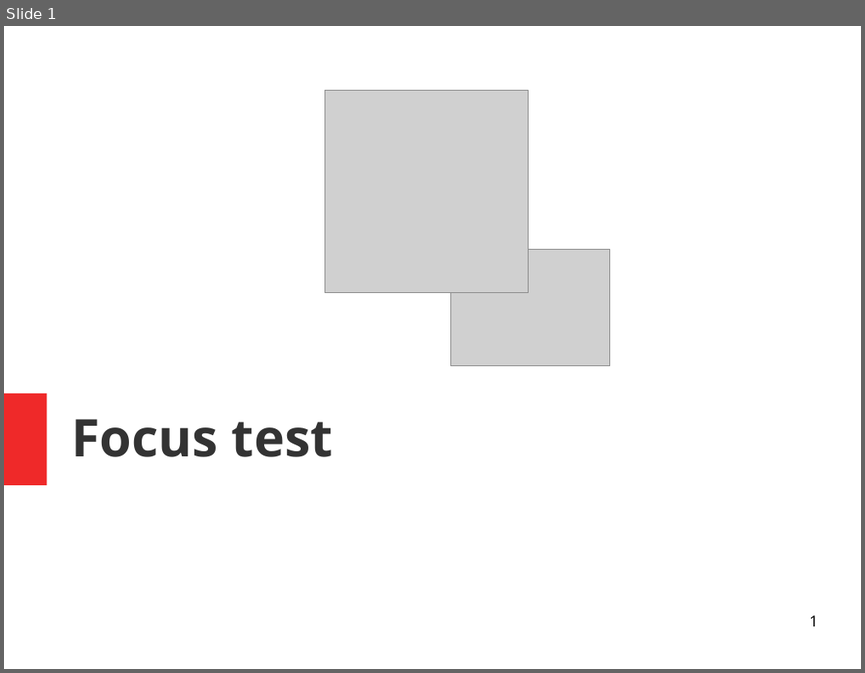
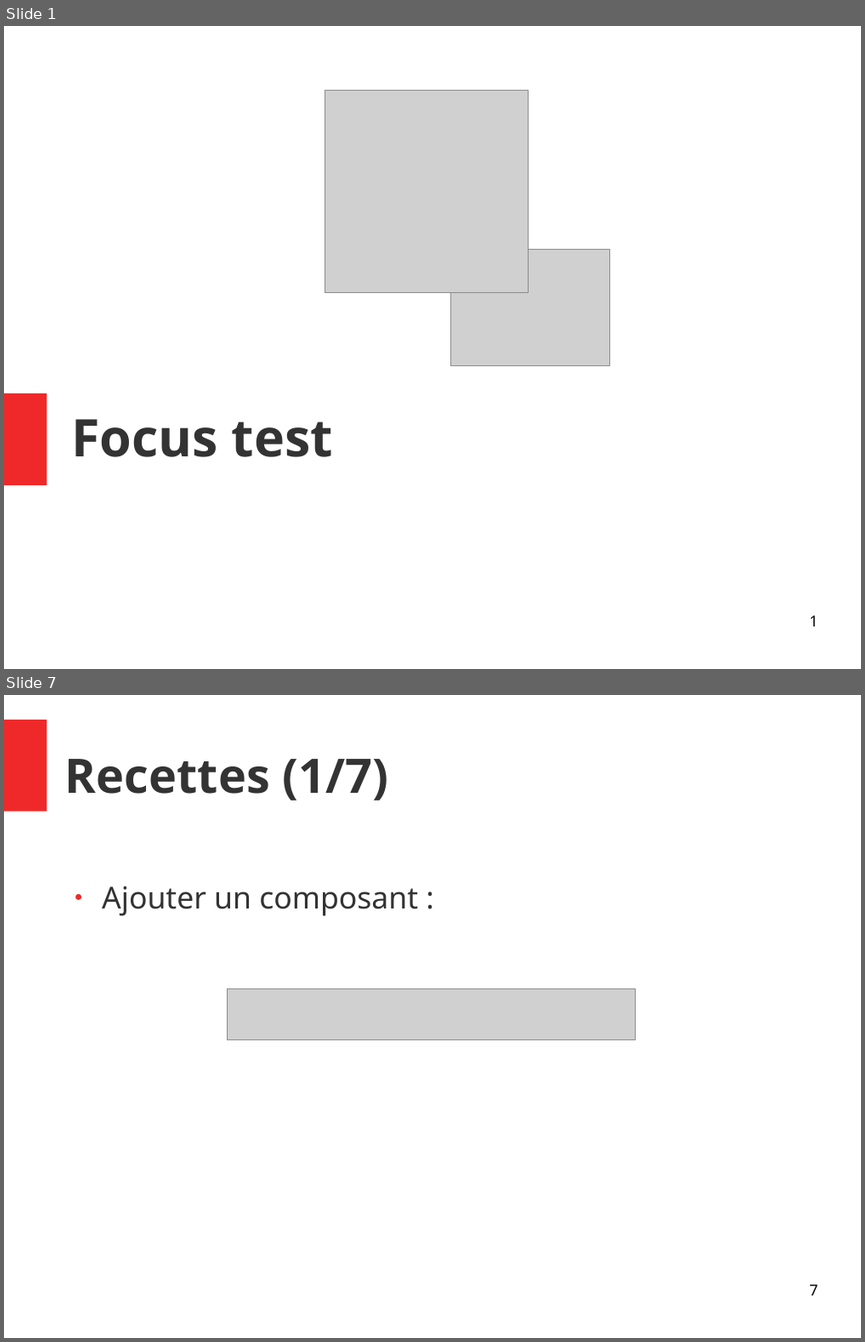
Before and after one commit to Yanoushka/angular-seed, a slide deck: docs/Focus test.odp. Shown one above the other, each under a label of ours: slide 1 before the commit, slides 1 and 7 after it; the slides between them are not shown. The pictures are 865x673 and 865x1342 pixels, drawn with LibreOffice and Linux fonts; fonts in the diff are those of the drawing; grey boxes stand for pictures. Boxes give left, top, right and bottom in pixels: in the first picture for what was removed or moved away, otherwise in the second. Text is boxed around its words. In the diff, an @@ line names an element or a change of style, - is before the commit and + after.

```diff
--- a/docs/Focus test.odp
+++ b/docs/Focus test.odp
@@ slide 7 added at [4,695,861,1338], background #FFFFFF @@
@@ rectangle added at [4,719,46,811], fill #EF2929 @@
@@ title added at [65,759,388,800], 44 pt, text #333333, bold @@
+Recettes (1/7)
@@ text added at [102,886,418,916], 28 pt, text #333333 @@
+● Ajouter un composant :
@@ picture added at [228,989,636,1040] @@
@@ page number added at [809,1284,817,1295], 14 pt, text #000000 @@
+7
```
Also in this commit, not shown: 16 other slides added, 4 slides removed.
